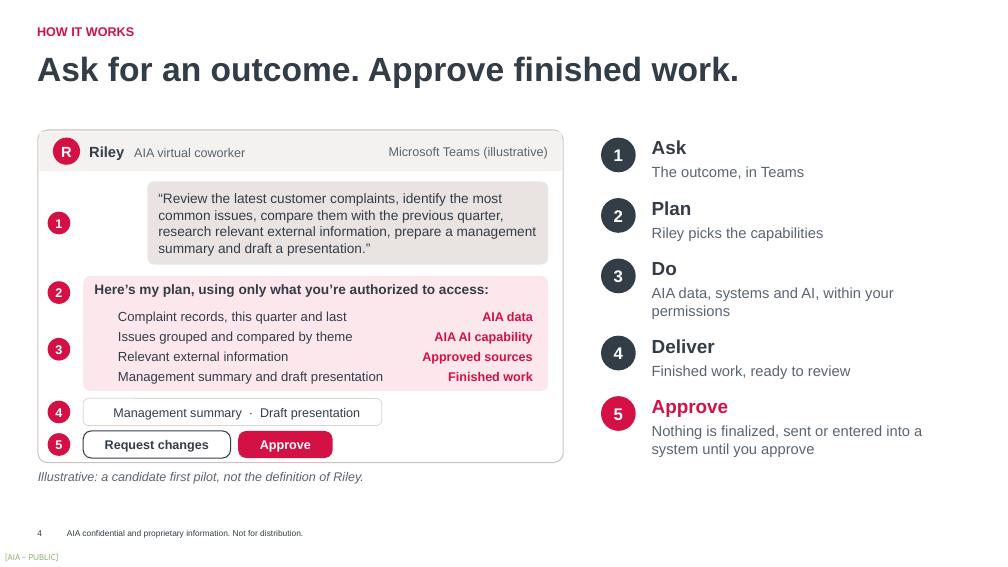
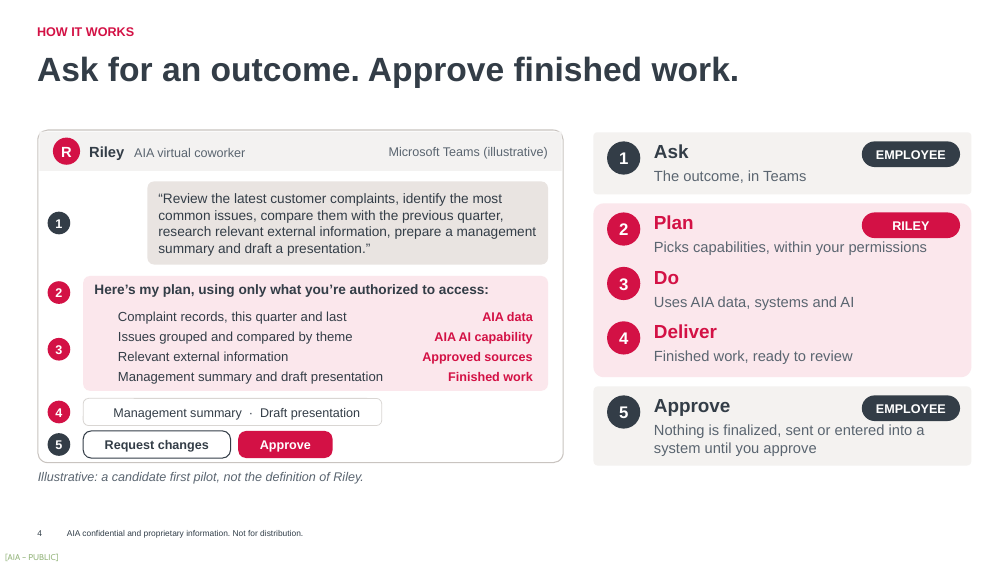
Before and after one commit to harrysokool/playground, a slide deck: slide 4 of ppt/group_inno_award/Riley_Submission_Deck_Opus.pptx. Drawn at 1008x567 pixels with LibreOffice and Linux fonts; fonts in the diff are those of the drawing; background and template pictures are left out. Boxes give left, top, right and bottom in pixels: in the first picture for what was removed or moved away, otherwise in the second. Text is boxed around its words. In the diff, an @@ line names an element or a change of style, - is before the commit and + after.

```diff
--- a/ppt/group_inno_award/Riley_Submission_Deck_Opus.pptx
+++ b/ppt/group_inno_award/Riley_Submission_Deck_Opus.pptx
@@ rounded rectangle added at [594,132,972,194], fill #F4F2F0 @@
@@ text "1": place and size @@
-text "1" at [614,149,623,161]
+text "1" at [619,152,628,164]
@@ ellipse: place and size @@
-ellipse at [601,138,636,172]
+ellipse at [607,141,640,175]
@@ text "Ask": place and size @@
-text "Ask" at [652,140,687,154]
+text "Ask" at [654,144,689,158]
@@ rounded rectangle added at [862,141,960,167], fill #333D47, 12 pt, text #FFFFFF, bold @@
+EMPLOYEE
@@ text "The outcome, in Teams": place and size @@
-text "The outcome, in Teams" at [652,166,804,179]
+text "The outcome, in Teams" at [654,170,806,183]
@@ rounded rectangle added at [594,203,972,377], fill #FBE7EC @@
@@ ellipse at [48,212,70,234]: fill #D31145 to #333D47 @@
@@ text "2": place and size @@
-text "2" at [614,210,623,222]
+text "2" at [619,223,628,235]
@@ ellipse: place and size @@
-ellipse at [601,259,636,293]
+ellipse at [607,212,640,246]
@@ ellipse at [607,212,640,246]: fill #333D47 to #D31145 @@
@@ text "Plan": place and size @@
-text "Plan" at [652,201,692,215]
+text "Plan" at [654,215,694,229]
@@ rounded rectangle "RILEY": place and size @@
-rounded rectangle "RILEY" at [652,227,824,241]
+rounded rectangle "RILEY" at [862,212,960,238]
@@ rounded rectangle "RILEY" at [862,212,960,238]: vertical alignment top to middle; fill none to #D31145 @@
@@ text in rounded rectangle at [892,221,929,230]: text changed; size 14 to 12 pt; text colour #5A6570 to #FFFFFF; bold on @@
-Riley picks the capabilities
+RILEY
@@ text "3": place and size @@
-text "3" at [614,270,623,282]
+text "3" at [619,278,628,290]
@@ ellipse at [607,267,640,300]: fill #333D47 to #D31145 @@
@@ ellipse: place and size @@
-ellipse at [601,336,636,371]
+ellipse at [607,267,640,300]
@@ text "Do": place and size @@
-text "Do" at [652,262,677,275]
+text "Do" at [654,271,679,284]
@@ text at [654,241,928,255]: text changed @@
-AIA data, systems and AI, within your permissions
+Picks capabilities, within your permissions
@@ text added at [654,296,854,310], 14 pt, text #5A6570 @@
+Uses AIA data, systems and AI
@@ ellipse: place and size @@
-ellipse at [601,396,636,431]
+ellipse at [607,321,640,355]
@@ text "4": place and size @@
-text "4" at [614,347,623,359]
+text "4" at [619,332,628,344]
@@ text colour #333D47 to #D31145 in 3 elements at [654,271,679,284], [654,215,694,229], [654,324,717,338] @@
@@ text "Deliver": place and size @@
-text "Deliver" at [652,339,715,353]
+text "Deliver" at [654,324,717,338]
@@ text "Finished work, ready to review": place and size @@
-text "Finished work, ready to review" at [652,365,851,379]
+text "Finished work, ready to review" at [654,350,853,364]
@@ rounded rectangle added at [594,386,972,466], fill #F4F2F0 @@
@@ text "5": place and size @@
-text "5" at [614,408,623,420]
+text "5" at [619,406,628,418]
@@ ellipse: place and size @@
-ellipse at [601,198,636,233]
+ellipse at [607,395,640,429]
@@ text "Approve" at [654,399,731,416]: text colour #D31145 to #333D47 @@
@@ rounded rectangle added at [862,395,960,421], fill #333D47, 12 pt, text #FFFFFF, bold @@
+EMPLOYEE
@@ ellipse at [48,433,70,456]: fill #D31145 to #333D47 @@
```
Also in this commit, not shown: 2 other slides changed.
